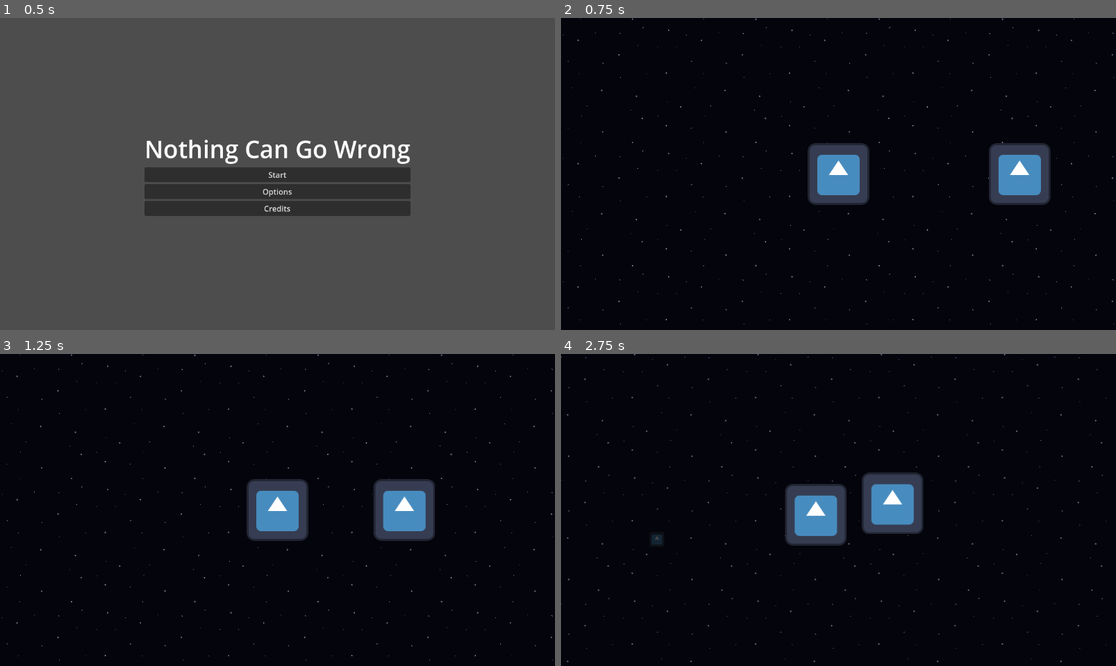
Above: before the commit, frames 1-4 (two rows, left to right).
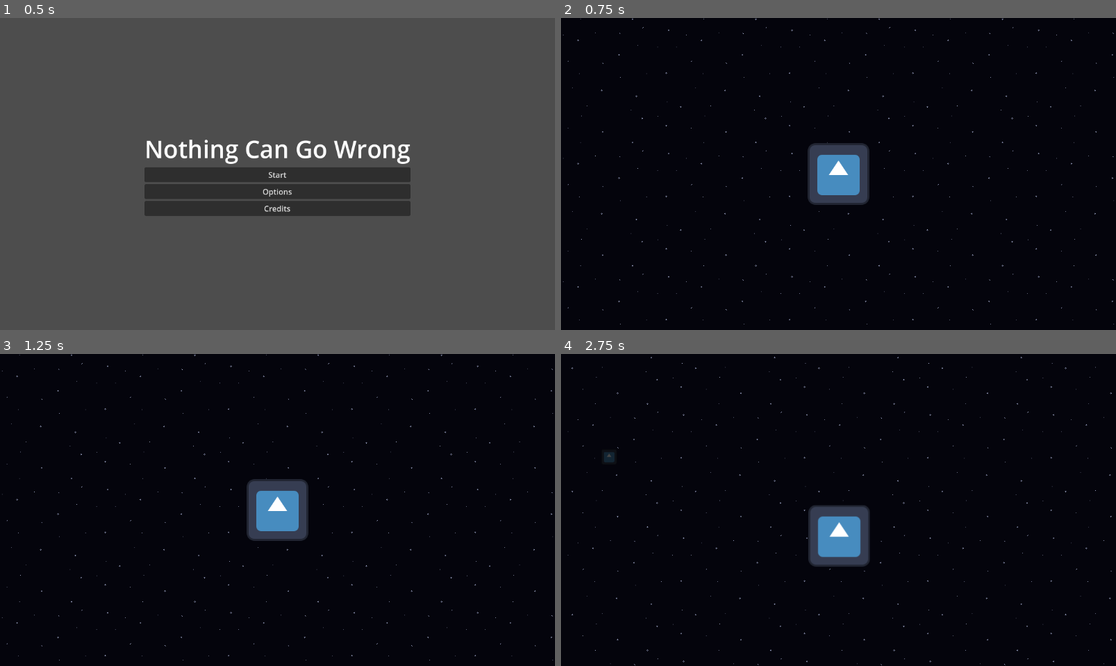
Above: after the commit, the same moments.

Repository: WinterAtne/Game-Jam
Game: Godot game, scene res://scenes/main.tscn
Two runs of this game, one before a commit and one after it. Both use one fixed random seed, a clock stepped at 60 frames per second and the inputs below. The engine's default icon, where the game draws it, is replaced by a stand-in: a white triangle on a blue panel in a dark square.
Inputs (mouse positions are in pixels of both pictures, inside the frame that each line leads up to):
- Up to frame 1 (0.5 s): no input
- Up to frame 2 (0.75 s): click "Start" at 0.5 s
- Up to frame 3 (1.25 s): no input
- Up to frame 4 (2.75 s): move the mouse to (960, 494) at 1.27 s; hold D (right) 1.28-2.03 s; click (960, 494) at 1.35 s; move the mouse to (727, 525) at 2.02 s; hold Down (down) from 2.03 s (still down); click (727, 525) at 2.1 s

Frame 1 is identical in both runs. In frame 2, 2.2% of the frame differs, in the area x 77-89%, y 40-60%; in frame 3, 2.2%; in frame 4, 5.7%, in the area x 0-100%, y 0-100%.

Commit message:
Added random spawning

Diff:
--- a/scenes/level.gd
+++ b/scenes/level.gd
@@ -5,11 +5,23 @@
 
 static var instance : Level = null
 
+@export var enemy_types : Array[PackedScene] = []
+
 func _init() -> void:
 	if instance == null:
 		instance = self
 	else:
 		self.queue_free()
 
+func spawn_enemies() -> void:
+	var template : PackedScene = enemy_types.pick_random()
+	var spawned_enemy = template.instantiate()
+	add_child(spawned_enemy)
+
+	var direction = Vector2(randf_range(-1, 1), randf_range(-1, 1)).normalized()
+	spawned_enemy.position = randf_range(800, 1200) * direction + Player.instance.global_position
+
+
+
 func end_game() -> void:
 	game_over.emit()
--- a/scenes/level.tscn
+++ b/scenes/level.tscn
@@ -7,11 +7,9 @@
 
 [node name="Level" type="Node2D"]
 script = ExtResource("1_8rgm8")
+enemy_types = Array[PackedScene]([ExtResource("3_xslmb")])
 
 [node name="Player" parent="." instance=ExtResource("1_gxo64")]
-
-[node name="Enemy" parent="." instance=ExtResource("3_xslmb")]
-position = Vector2(421, 0)
 
 [node name="TextureRect" type="Parallax2D" parent="."]
 show_behind_parent = true
@@ -20,3 +18,8 @@
 
 [node name="Sprite2D" type="Sprite2D" parent="TextureRect"]
 texture = ExtResource("4_fl1cp")
+
+[node name="SpawnTimer" type="Timer" parent="."]
+autostart = true
+
+[connection signal="timeout" from="SpawnTimer" to="." method="spawn_enemies"]
